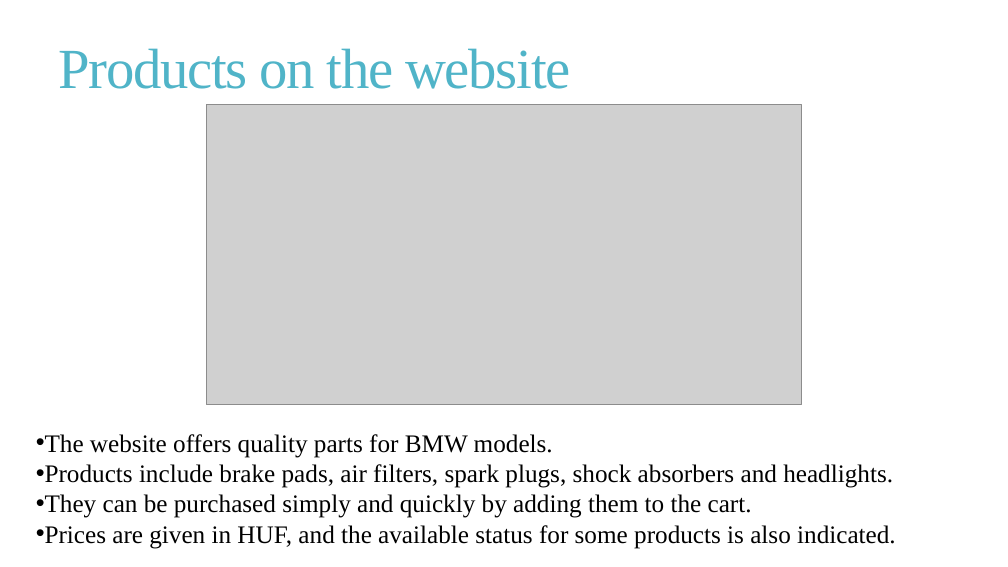
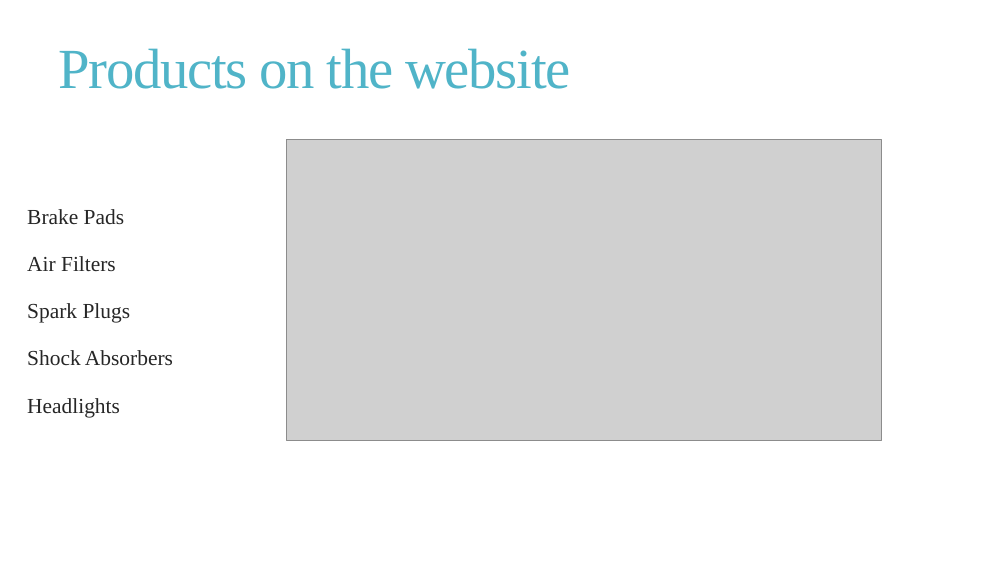
Before and after one commit to Racoonzz/car_shop, a slide deck: slide 21 of CarShoptprezentáció.pptx. Drawn at 1008x567 pixels with LibreOffice and Linux fonts; fonts in the diff are those of the drawing; grey boxes stand for pictures. Boxes give left, top, right and bottom in pixels: in the first picture for what was removed or moved away, otherwise in the second. Text is boxed around its words. In the diff, an @@ line names an element or a change of style, - is before the commit and + after.

```diff
--- a/CarShoptprezentáció.pptx
+++ b/CarShoptprezentáció.pptx
@@ picture: place and size @@
-picture at (206,104,802,405)
+picture at (287,140,882,440)
@@ text at (27,209,173,418): text changed; size 24 to 20.4 pt; text colour #000000 to #262626 @@
-• The website offers quality parts for BMW models.
-• Products include brake pads, air filters, spark plugs, shock absorbers and headlights.
-• They can be purchased simply and quickly by adding them to the cart.
-• Prices are given in HUF, and the available status for some products is also indicated.
+  Brake Pads
+  Air Filters
+  Spark Plugs
+  Shock Absorbers
+  Headlights
```
Also in this commit, not shown: 16 other slides changed, 1 other file.
